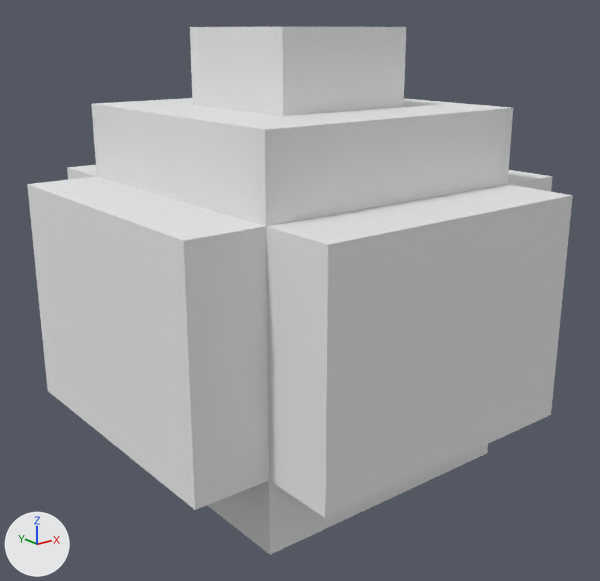
The OBJ model SourceCode/1. Introduction & Curriculum/Resources/Models/SmallHedge/SmallHedge.obj as it was, and as the next commit left it.
Both versions are drawn from a 50 mm lens placed at (-7.05, -8.88, 5.96), pointed at (-0.07, -0.16, 2.47). The axes (+X, +Y, +Z) are drawn at lower left. The lights are the same throughout. Where no turn or scale is listed for an object, it has been applied to the vertices.

The first picture shows 'SmallHedge'.
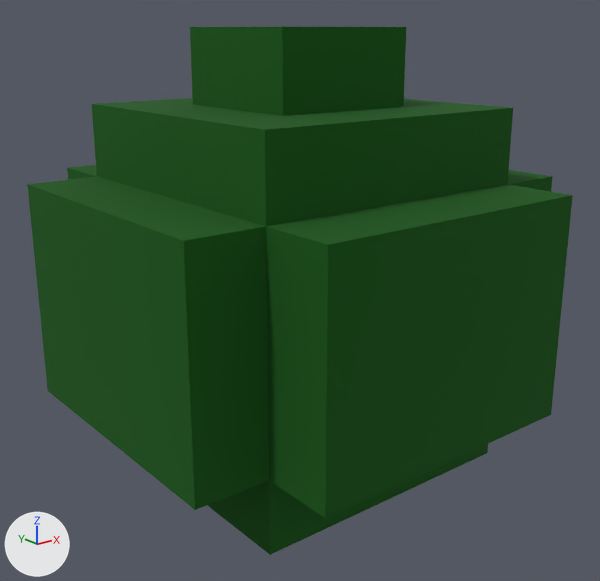
Boxes [x1, y1, x2, y2] around the edits, measured in the pictures (600 x 581 px):
```json
{"object": "SmallHedge", "change": "surface changed", "before": [27, 27, 573, 555], "after": [27, 27, 573, 555], "on screen": "grey to green"}
```

The change, as JSON lines over the scene's bpy script:
```json
{"op": "add", "block": "img_smallhedge_png", "code": ["img_smallhedge_png = load_image('SmallHedge.png', 'SmallHedge.png', 256, 1, 'sRGB')"]}
{"op": "remove", "block": "mat_palette", "code": "mat_palette.base_color = (0.8, 0.8, 0.8)  # white #e7e7e7"}
{"op": "add", "block": "mat_palette", "code": "mat_palette.texture = img_smallhedge_png"}
```
